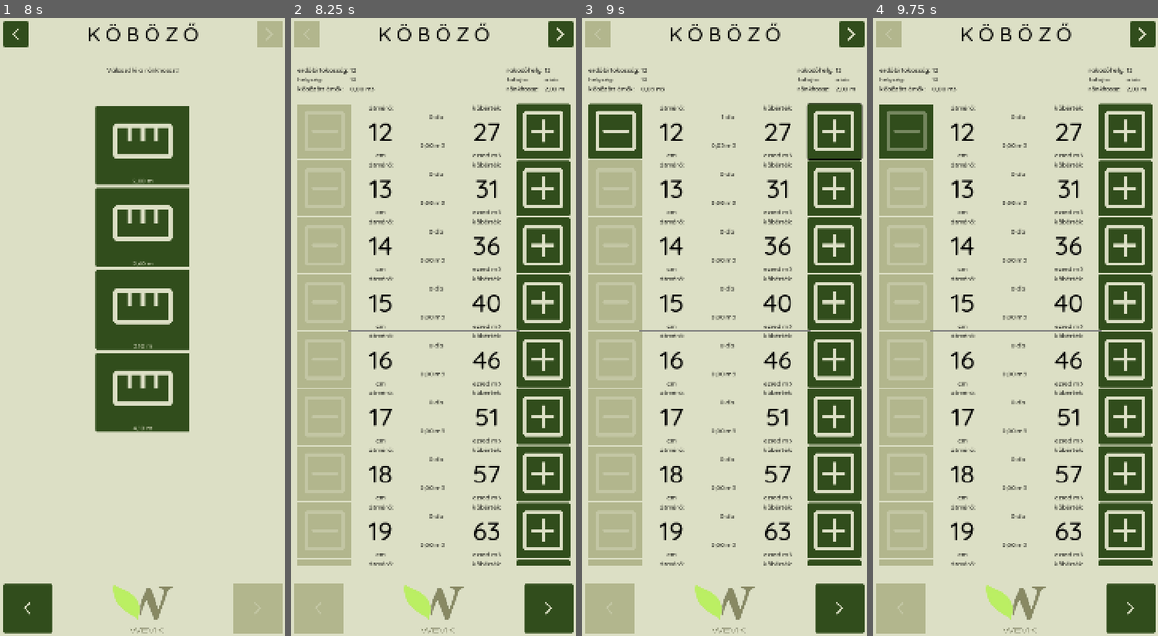
Above: before the commit, frames 1-4 (left to right).
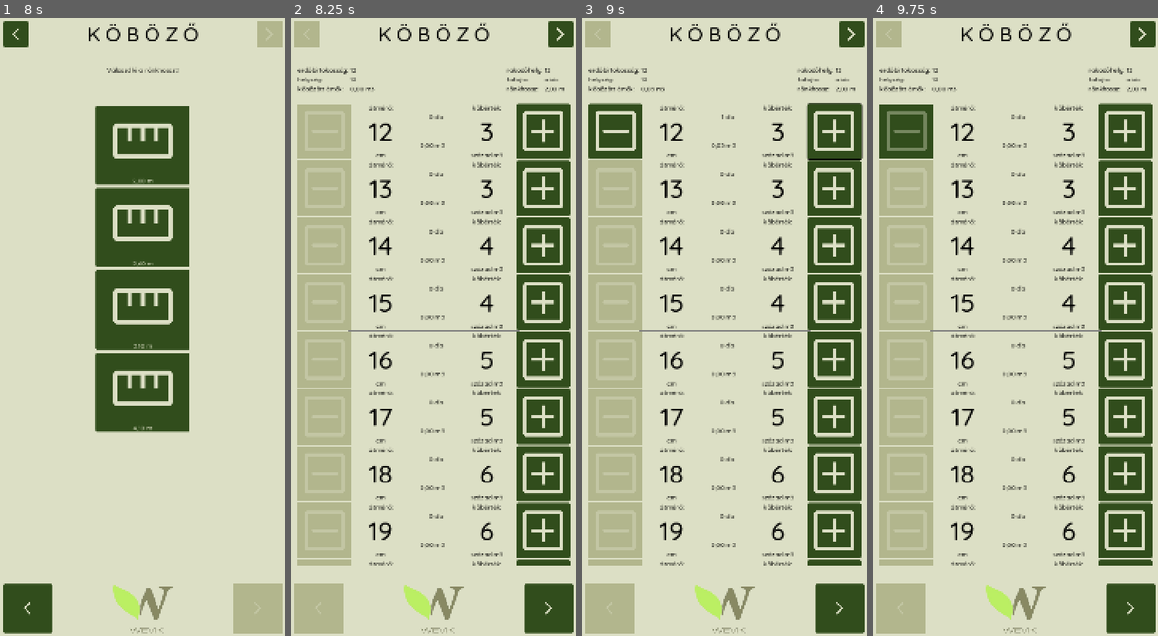
Above: after the commit, the same moments.

Repository: rolika/kob_g
Game: Godot game, scene res://main.tscn
The game is run twice, just before and just after one commit, with the same random seed, the same clock (stepped at 60 frames per second) and the same inputs.
Inputs (mouse positions are in pixels of both pictures, inside the frame that each line leads up to):
- Up to frame 1 (8 s): click (267, 36) at 0.52 s; click (159, 160) at 1.27 s; type "12" at 1.35 s; click (159, 215) at 1.5 s; type "12" at 1.58 s; click (159, 271) at 1.73 s; type "12" at 1.82 s; click (159, 327) at 2.02 s; type "12" at 2.1 s; click "század" at 2.75 s; click "ezred" at 3.5 s; click "század" at 4.25 s; click "ezred" at 5 s; click (142, 605) at 5.75 s; click (267, 36) at 6.52 s; click "akác" at 7.25 s
- Up to frame 2 (8.25 s): click "2,00 m" at 8 s
- Up to frame 3 (9 s): click (832, 129) at 8.77 s
- Up to frame 4 (9.75 s): click (907, 129) at 9.5 s

Frame 1 is identical in both runs. In frame 2, 1.5% of the frame differs, in the area x 62-75%, y 16-88%; in frame 3, 1.5%; in frame 4, 1.5%.

Commit message:
get rid of unnecessary constant

Diff:
--- a/scripts/pile.gd
+++ b/scripts/pile.gd
@@ -1,7 +1,6 @@
 class_name Pile extends Node
 
 const STARTING_DIAMETER: int = 12
-const STORED_DATA_PRECISION: float = 0.001
 
 enum Precision {TWO_DIGITS = 2, THREE_DIGITS = 3}
 const TWO_DIGIT_FMT: String = "%.2f"
@@ -16,8 +15,9 @@
 var counter: Dictionary[int, int]
 var index: int = 0
 var timestamp: int = int(Time.get_unix_time_from_system())
-var labeling_precision: int = Precision.THREE_DIGITS
+var labeling_precision: int = Precision.TWO_DIGITS
 var calculation_precision: int = Precision.TWO_DIGITS
+var data_precision: float = 0.01 if calculation_precision == Precision.TWO_DIGITS else 0.001
 var volume_format: String = TWO_DIGIT_FMT if calculation_precision == Precision.TWO_DIGITS else THREE_DIGIT_FMT
 var length_format: String = TWO_DIGIT_FMT
 
@@ -46,10 +46,7 @@
         counter[cube] = 0
 
 func get_volume(cube: int) -> float:
-    var cube_value: int = get_precision_cube_value(cube, calculation_precision)
-    if calculation_precision == Precision.TWO_DIGITS:
-        cube_value *= 10
-    return cube_value * counter[cube] * STORED_DATA_PRECISION
+    return get_precision_cube_value(cube, calculation_precision) * counter[cube] * data_precision
 
 func get_total_volume() -> float:
     var total_volume = 0.0
@@ -128,3 +125,6 @@
         return integer_part
     else:
         return cube
+
+func get_single_volume(cube: int) -> String:
+    return translate_decimal(get_precision_cube_value(cube, calculation_precision) * data_precision, volume_format)
--- a/scripts/report.gd
+++ b/scripts/report.gd
@@ -19,7 +19,7 @@
         quantity.add_theme_stylebox_override("normal", cellstyle)
         quantity.horizontal_alignment = HORIZONTAL_ALIGNMENT_RIGHT
         var singlevolume: Label = Label.new()
-        singlevolume.text = str(CurrentPile.translate_decimal(cube * CurrentPile.STORED_DATA_PRECISION))
+        singlevolume.text = CurrentPile.get_single_volume(cube)
         singlevolume.add_theme_stylebox_override("normal", cellstyle)
         singlevolume.horizontal_alignment = HORIZONTAL_ALIGNMENT_RIGHT
         var volume: Label = Label.new()
